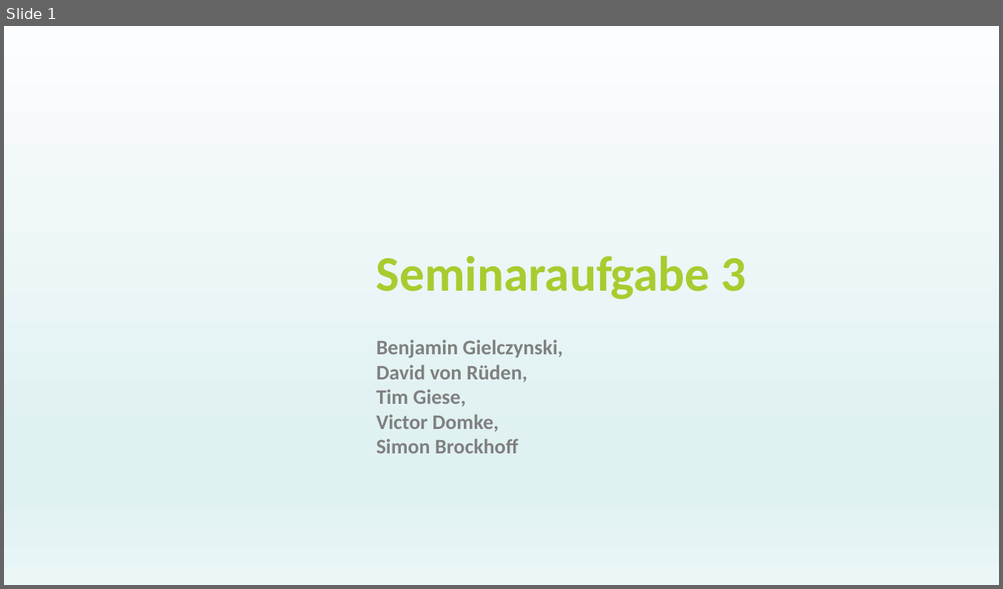
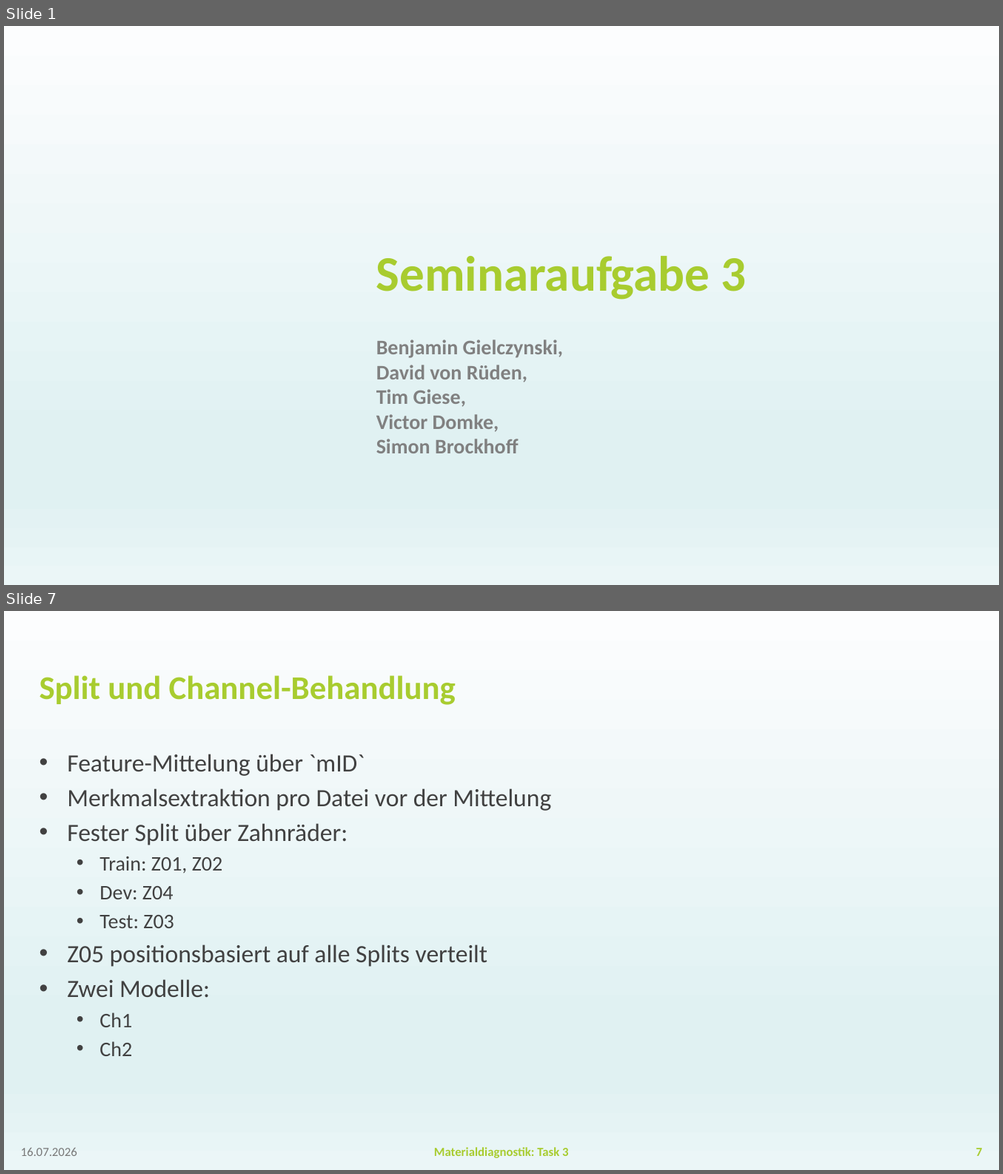
Before and after one commit to BGielczynski/AI_diagnostics, a slide deck: Task_3/Task3Powerpoint.pptx. Shown one above the other, each under a label of ours: slide 1 before the commit, slides 1 and 7 after it; the slides between them are not shown. The pictures are 1003x589 and 1003x1174 pixels, drawn with LibreOffice and Linux fonts; fonts in the diff are those of the drawing; background and template pictures are left out. Boxes give left, top, right and bottom in pixels: in the first picture for what was removed or moved away, otherwise in the second. Text is boxed around its words. In the diff, an @@ line names an element or a change of style, - is before the commit and + after.

```diff
--- a/Task_3/Task3Powerpoint.pptx
+++ b/Task_3/Task3Powerpoint.pptx
@@ slide 7 added at box(4, 611, 999, 1170), background gradient #FCFDFE to #E0F1F2 to #EBF6F7 @@
@@ title added at box(40, 675, 455, 705), 32 pt, text #A8CC2F, bold @@
+Split und Channel-Behandlung
@@ text added at box(67, 754, 551, 1056), 24 pt, text #414141 @@
+• Feature-Mittelung über `mID`
+• Merkmalsextraktion pro Datei vor der Mittelung
+• Fester Split über Zahnräder:
+  • Train: Z01, Z02
+  • Dev: Z04
+  • Test: Z03
+• Z05 positionsbasiert auf alle Splits verteilt
+• Zwei Modelle:
+  • Ch1
+  • Ch2
@@ text added at box(21, 1147, 77, 1156), 12 pt, text #797979 @@
+16.07.2026
@@ text added at box(434, 1147, 568, 1159), 12 pt, text #A8CC2F, bold @@
+Materialdiagnostik: Task 3
@@ page number added at box(976, 1148, 982, 1156), 12 pt, text #A8CC2F, bold @@
+7
```
Also in this commit, not shown: 9 slides changed, 8 other slides added, 7 slides removed, 3 other files.
